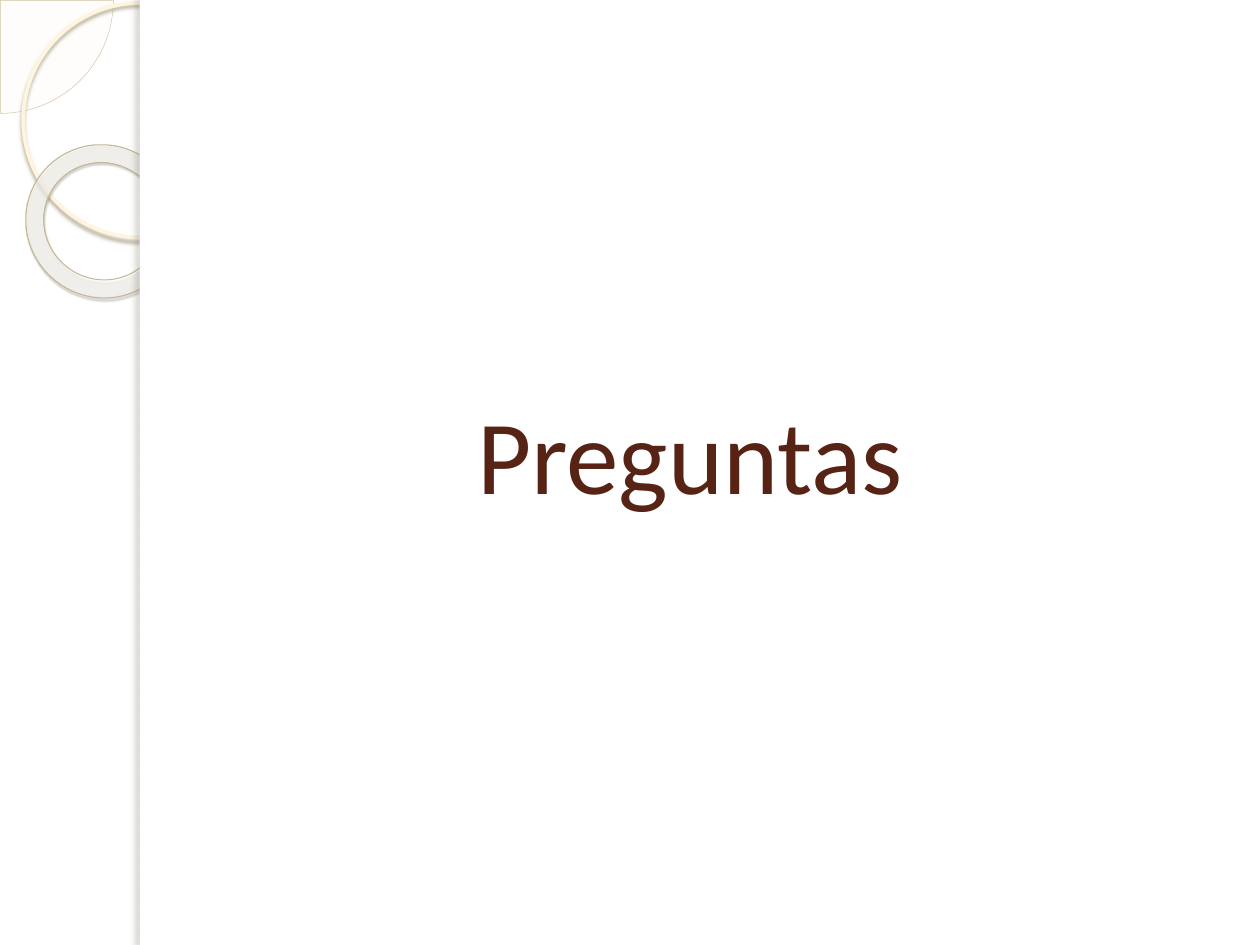
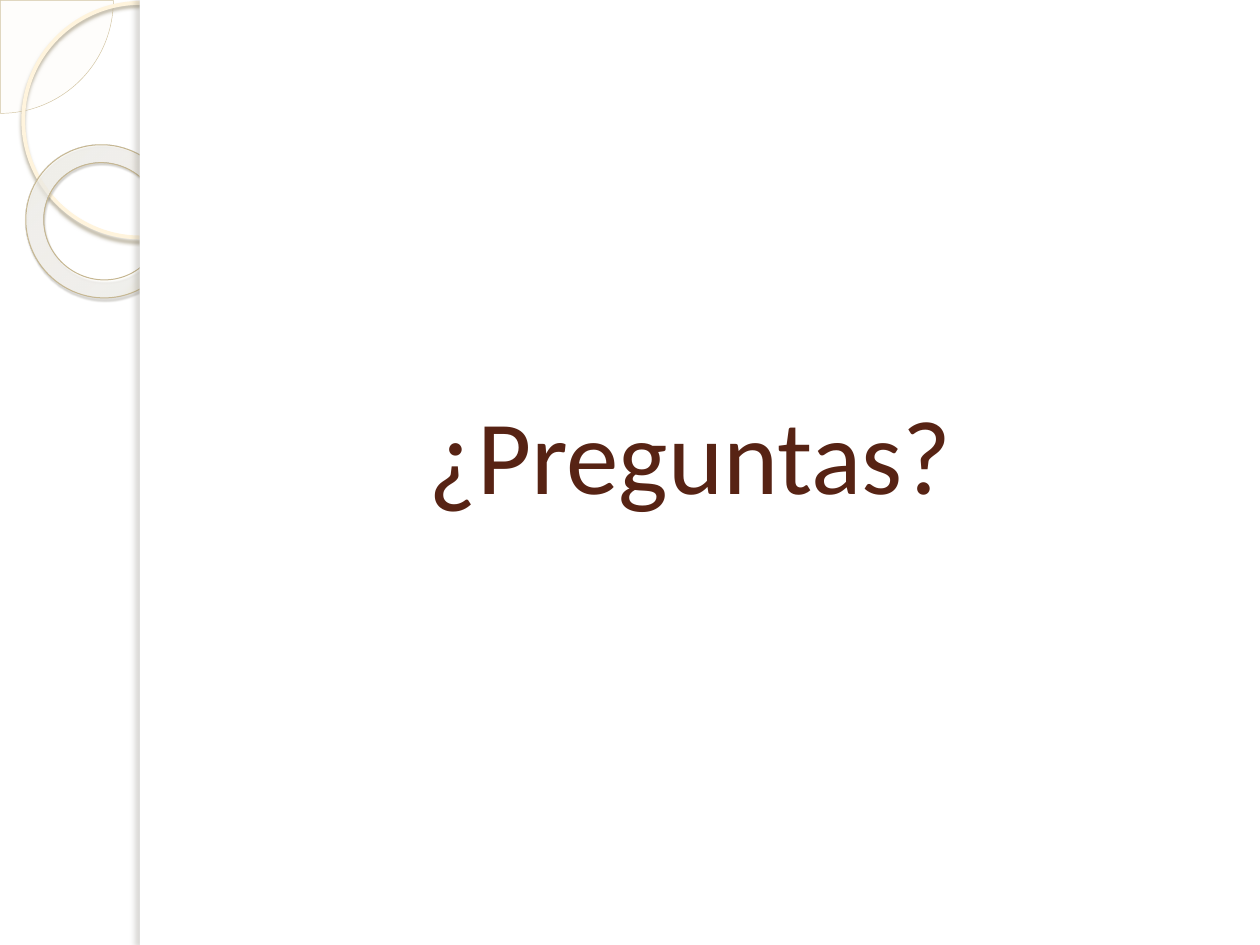
Before and after one commit to Bloodclot24/empresitas, a slide deck: slide 22 of Presentacion/Presentacion.pptx (slide 20 before the commit). Drawn at 1260x945 pixels with LibreOffice and Linux fonts; fonts in the diff are those of the drawing; background and template pictures are left out. Boxes give left, top, right and bottom in pixels: in the first picture for what was removed or moved away, otherwise in the second. Text is boxed around its words. In the diff, an @@ line names an element or a change of style, - is before the commit and + after.

```diff
--- a/Presentacion/Presentacion.pptx
+++ b/Presentacion/Presentacion.pptx
@@ title at (429,422,952,512): text changed @@
-Preguntas
+¿Preguntas?
```
Also in this commit, not shown: 8 other slides changed, 2 slides added, 7 other files.
